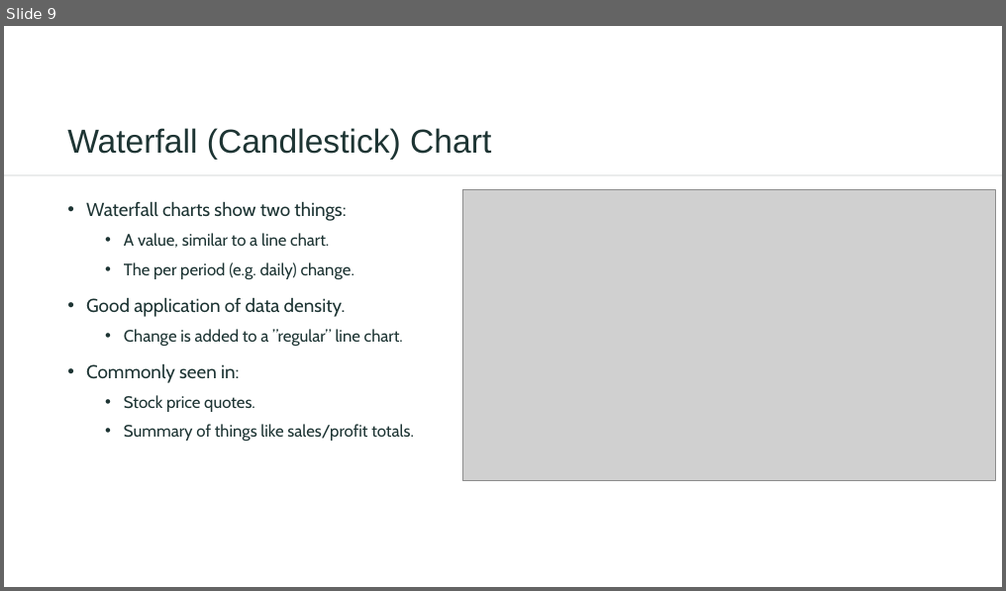
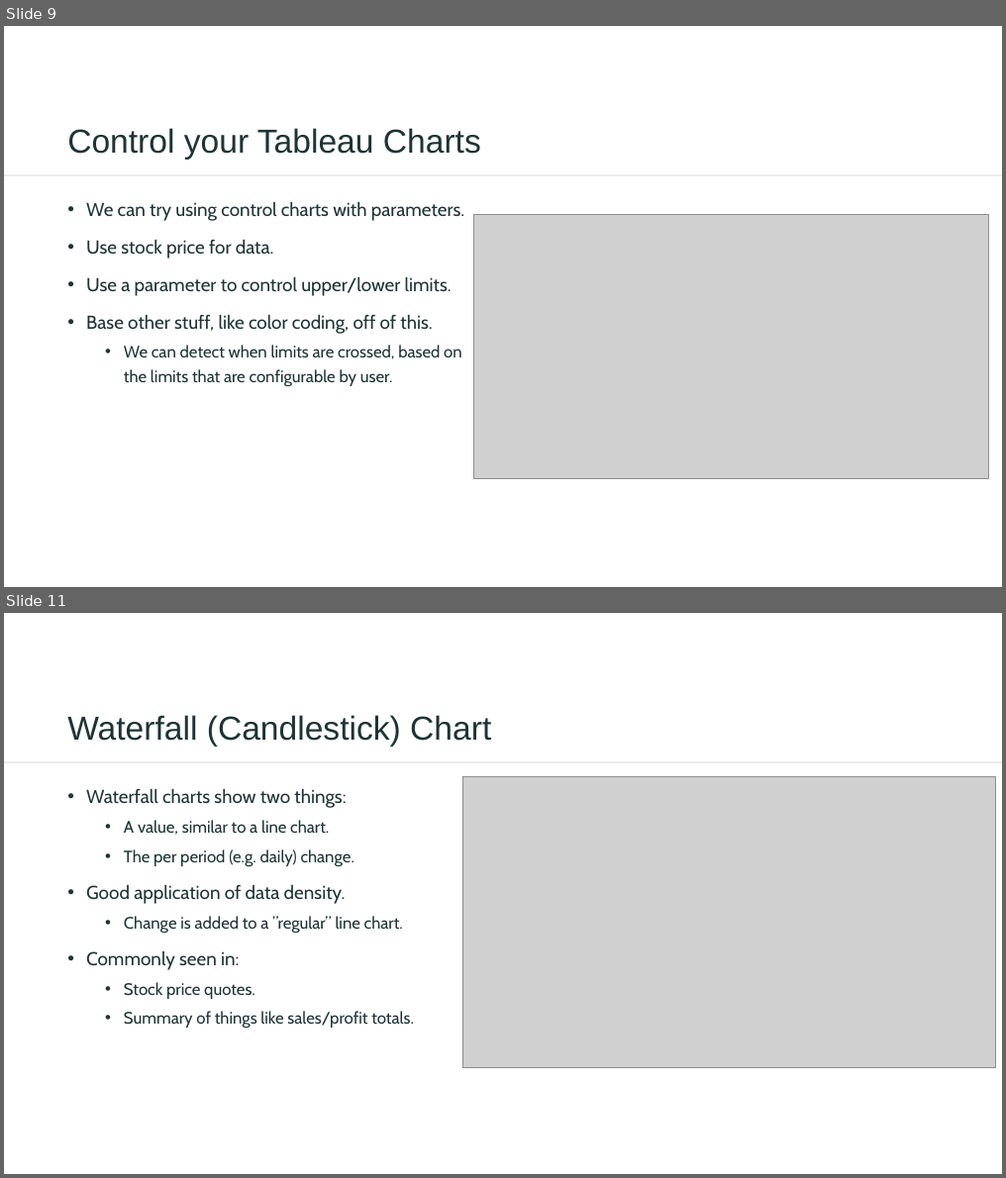
Before and after one commit to AkeemSemper/ml_datasets, a slide deck: slides/009_params_control_waterfall.pptx. Shown one above the other, each under a label of ours: slide 9 before the commit, slides 9 and 11 after it; the slides between them are not shown. The pictures are 1006x591 and 1006x1178 pixels, drawn with LibreOffice and Linux fonts; fonts in the diff are those of the drawing; grey boxes stand for pictures. Boxes give left, top, right and bottom in pixels: in the first picture for what was removed or moved away, otherwise in the second. Text is boxed around its words. In the diff, an @@ line names an element or a change of style, - is before the commit and + after.

```diff
--- a/slides/009_params_control_waterfall.pptx
+++ b/slides/009_params_control_waterfall.pptx
@@ slide 9 added at box(4, 26, 1002, 587), background #FFFFFF; not listed: 1 template element that a slide beside it also shows @@
@@ title added at box(67, 128, 481, 160), 32 pt, text #1D3433 @@
+Control your Tableau Charts
@@ text added at box(86, 202, 465, 386), 18 pt, text #1D3433 @@
+• We can try using control charts with parameters.
+• Use stock price for data.
+• Use a parameter to control upper/lower limits.
+• Base other stuff, like color coding, off of this.
+  • We can detect when limits are crossed, based on the limits that are configurable by user.
@@ picture added at box(474, 215, 988, 478) @@
@@ what was slide 9 is now slide 11 @@
```
Also in this commit, not shown: 5 slides changed, 2 other slides added, 1 slide removed, 3 other files.
